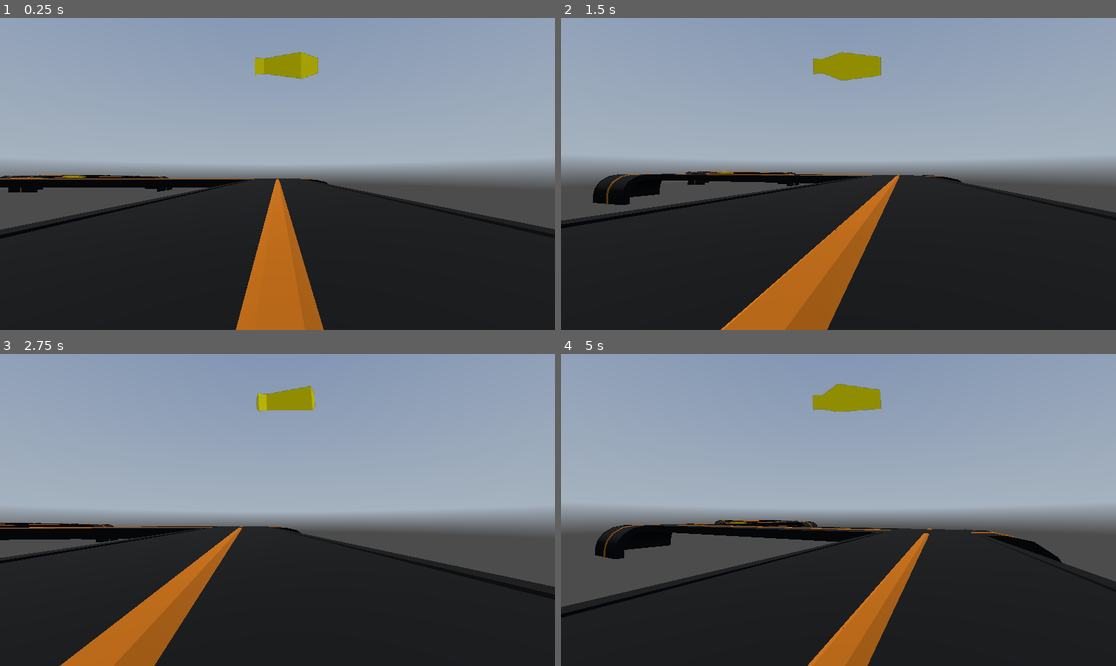
Above: before the commit, frames 1-4 (two rows, left to right).
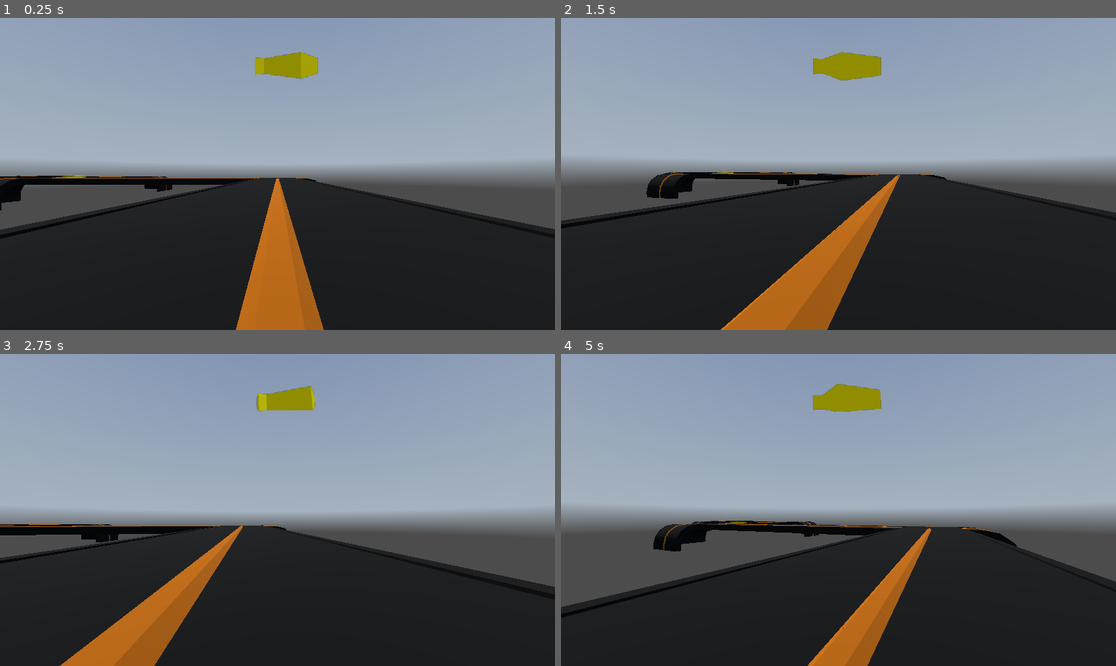
Above: after the commit, the same moments.

Repository: dairycultist/CityZoomer
Game: Godot game, scene res://game_scene.tscn
The game is run twice, just before and just after one commit, with the same random seed, the same clock (stepped at 60 frames per second) and the same inputs. A sky picture missing from this copy of the repository is replaced by a grey-blue gradient.
Inputs (mouse positions are in pixels of both pictures, inside the frame that each line leads up to):
- Up to frame 1 (0.25 s): no input
- Up to frame 2 (1.5 s): tap Enter at 0.5 s; move the mouse to (866, 174) at 0.52 s; hold W (walk_up) from 0.53 s (still down); tap Space (jump) at 0.77 s; move the mouse to (810, 174) at 1.27 s
- Up to frame 3 (2.75 s): keep holding W (walk_up); tap Space (jump) at 1.52 s; move the mouse to (288, 503) at 2.02 s
- Up to frame 4 (5 s): keep holding W (walk_up); move the mouse to (832, 516) at 2.77 s; tap Space (jump) at 3.02, 3.77, 4.52 s; move the mouse to (877, 513) at 3.52 s; move the mouse to (794, 506) at 4.27 s

The runs differ from the first frame. In frame 1, 0.9% of the frame differs, in the area x 0-60%, y 50-62%; in frame 2, 1.7%; in frame 3, 0.7%; in frame 4, 2.8%, in the area x 6-91%, y 53-67%.

Commit message:
Infinite road placement test

Diff:
--- a/game_scene.tscn
+++ b/game_scene.tscn
@@ -141,7 +141,7 @@
 layers = 512
 
 [node name="DeathBarrier" type="MeshInstance3D" parent="."]
-transform = Transform3D(1, 0, 0, 0, 1, 0, 0, 0, 1, 0, -10, 0)
+transform = Transform3D(-1, 0, -8.74228e-08, 0, 1, 0, 8.74228e-08, 0, -1, 0, -10, 0)
 mesh = SubResource("QuadMesh_miq82")
 script = ExtResource("10_miq82")
 
--- a/road_placer.gd
+++ b/road_placer.gd
@@ -4,21 +4,25 @@
 const ROAD_X = preload("res://things/road/road_segment_x.tscn")
 const ROAD_END = preload("res://things/road/road_segment_end.tscn")
 
+var random = RandomNumberGenerator.new()
+
+var x = 0
+var z = 0
+var direction = 0 # -1, 0, 1
+
 func _ready() -> void:
 
-	$Checkpoint.body_entered.connect(_checkpoint_touched)
+	$Checkpoint.body_entered.connect(checkpoint_touched)
 
-	var random = RandomNumberGenerator.new()
+	generate_road(20)
+
+func generate_road(length: int):
 
 	var road_length = random.randi_range(3, 5)
 
-	var x = 0
-	var z = 0
-	var direction = 0 # -1, 0, 1
+	for i in range(0, length):
 
-	for i in range(0, 32):
-
-		if i == 10:
+		if i == length / 2:
 			$Checkpoint.position = Vector3(x * 16, 0, z * 16)
 
 		# build road
@@ -60,7 +64,7 @@
 			x += sin(direction * PI / 2)
 			z += cos(direction * PI / 2)
 
-func _checkpoint_touched(_area: Node3D):
+func checkpoint_touched(area: Node3D):
 
-	# remember to check that it is the player entering and not something else
-	print("test")
+	if area.name == "Player":
+		generate_road(20)
Not shown, changed: README.md
